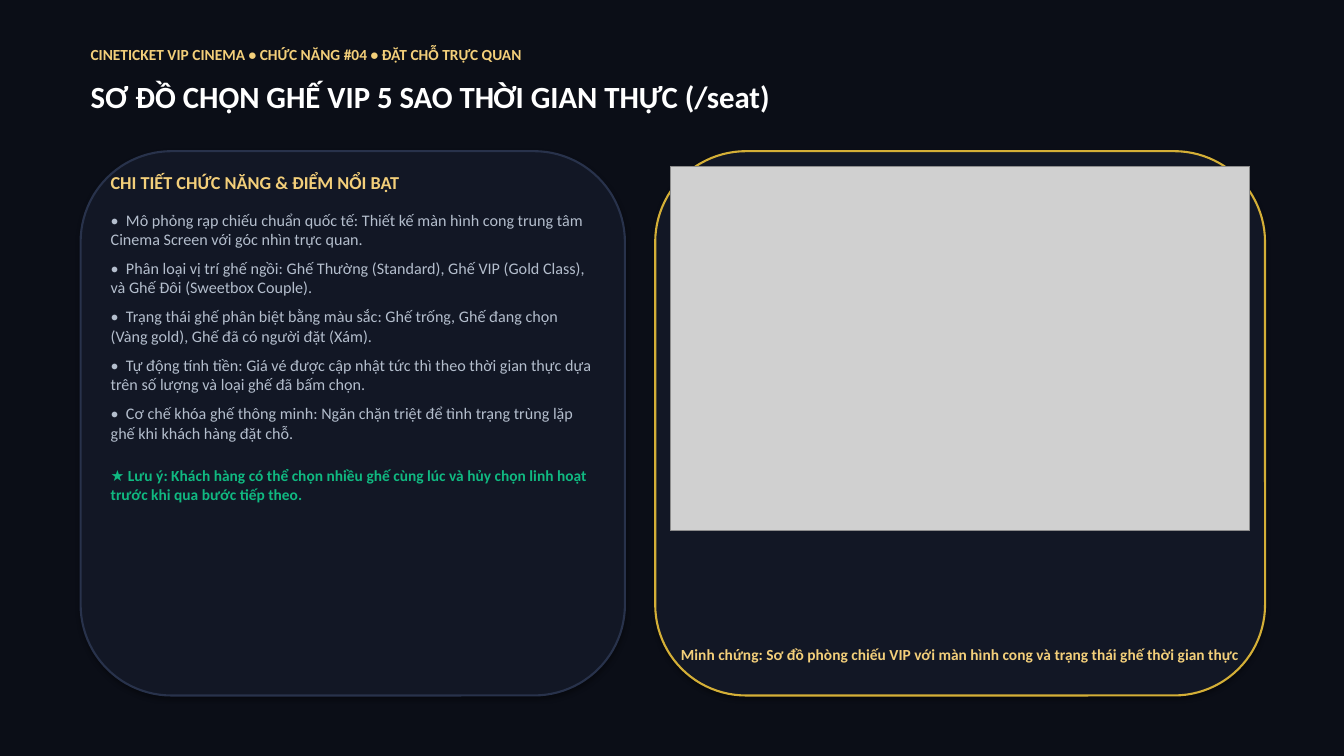
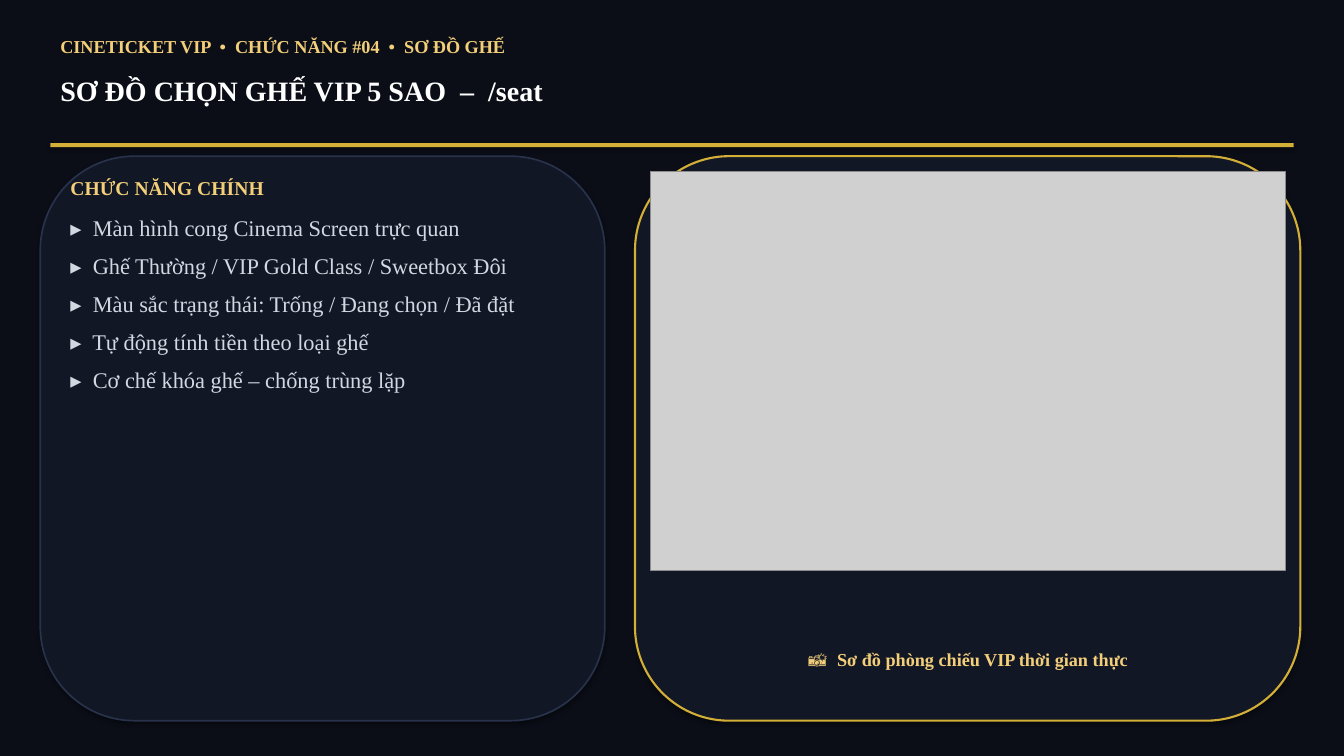
Before and after one commit to hathao109207-oss/hathao, a slide deck: slide 5 of BaoCao_ChucNang_CineTicket.pptx. Drawn at 1344x756 pixels with LibreOffice and Linux fonts; fonts in the diff are those of the drawing; grey boxes stand for pictures. Boxes give left, top, right and bottom in pixels: in the first picture for what was removed or moved away, otherwise in the second. Text is boxed around its words. In the diff, an @@ line names an element or a change of style, - is before the commit and + after.

Commit message:
style(pptx): font Times New Roman 16, noi dung rut gon theo tu khoa

```diff
--- a/BaoCao_ChucNang_CineTicket.pptx
+++ b/BaoCao_ChucNang_CineTicket.pptx
@@ text at (x1=60, y1=39, x2=505, y2=54): text changed; size 11 to 13 pt; font Calibri to Times New Roman @@
-CINETICKET VIP CINEMA • CHỨC NĂNG #04 • ĐẶT CHỖ TRỰC QUAN
+CINETICKET VIP • CHỨC NĂNG #04 • SƠ ĐỒ GHẾ
@@ text at (x1=60, y1=80, x2=542, y2=107): text changed; size 22 to 20 pt; font Calibri to Times New Roman @@
-SƠ ĐỒ CHỌN GHẾ VIP 5 SAO THỜI GIAN THỰC (/seat)
+SƠ ĐỒ CHỌN GHẾ VIP 5 SAO – /seat
@@ rectangle added at (x1=50, y1=143, x2=1294, y2=147), fill #D4AF37 @@
@@ rounded rectangle resized from (x1=81, y1=151, x2=625, y2=696) to (x1=40, y1=156, x2=605, y2=721) @@
@@ rounded rectangle at (x1=40, y1=156, x2=605, y2=721): outline #28324B 1.5 pt to #28324B 1.2 pt @@
@@ rounded rectangle resized from (x1=655, y1=151, x2=1265, y2=696) to (x1=635, y1=156, x2=1301, y2=721) @@
@@ picture resized from (x1=670, y1=166, x2=1250, y2=530) to (x1=650, y1=171, x2=1286, y2=571) @@
@@ text at (x1=70, y1=180, x2=514, y2=393): text changed; size 11.5 to 16 pt; font Calibri to Times New Roman; text colour #B4BECD to #D2D7E1 @@
-CHI TIẾT CHỨC NĂNG & ĐIỂM NỔI BẬT
-• Mô phỏng rạp chiếu chuẩn quốc tế: Thiết kế màn hình cong trung tâm Cinema Screen với góc nhìn trực quan.
-• Phân loại vị trí ghế ngồi: Ghế Thường (Standard), Ghế VIP (Gold Class), và Ghế Đôi (Sweetbox Couple).
-• Trạng thái ghế phân biệt bằng màu sắc: Ghế trống, Ghế đang chọn (Vàng gold), Ghế đã có người đặt (Xám).
-• Tự động tính tiền: Giá vé được cập nhật tức thì theo thời gian thực dựa trên số lượng và loại ghế đã bấm chọn.
-• Cơ chế khóa ghế thông minh: Ngăn chặn triệt để tình trạng trùng lặp ghế khi khách hàng đặt chỗ.
-★ Lưu ý: Khách hàng có thể chọn nhiều ghế cùng lúc và hủy chọn linh hoạt trước khi qua bước tiếp theo.
+CHỨC NĂNG CHÍNH
+▸ Màn hình cong Cinema Screen trực quan
+▸ Ghế Thường / VIP Gold Class / Sweetbox Đôi
+▸ Màu sắc trạng thái: Trống / Đang chọn / Đã đặt
+▸ Tự động tính tiền theo loại ghế
+▸ Cơ chế khóa ghế – chống trùng lặp
@@ text at (x1=837, y1=652, x2=1128, y2=670): text changed; size 11 to 13 pt; font Calibri to Times New Roman @@
-Minh chứng: Sơ đồ phòng chiếu VIP với màn hình cong và trạng thái ghế thời gian thực
+📸 Sơ đồ phòng chiếu VIP thời gian thực
```
Also in this commit, not shown: 15 other slides changed, 1 other file.
